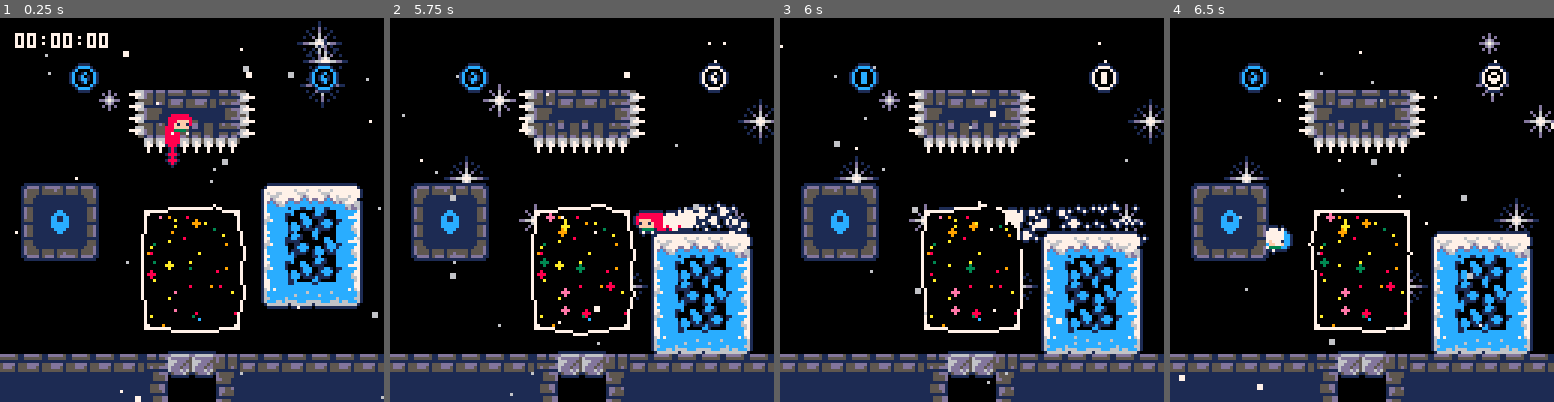
Above: before the commit, frames 1-4 (left to right).
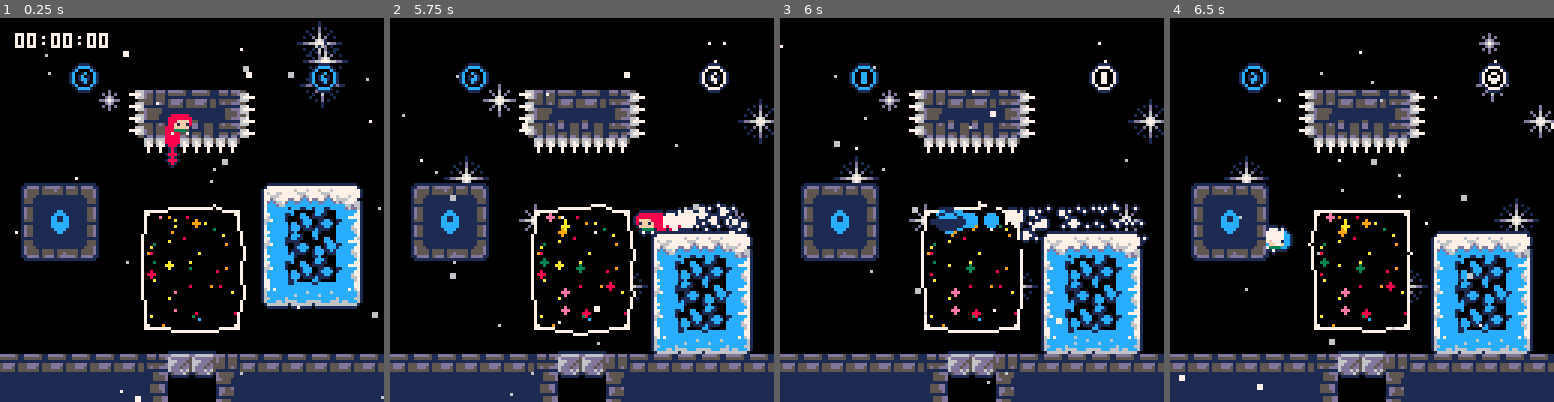
Above: after the commit, the same moments.

Repository: CelesteClassic/newleste.p8
Game: PICO-8 cartridge site.p8
Two runs of this game, one before a commit and one after it. Both use one fixed random seed, a clock stepped at 60 frames per second and the inputs below.
Inputs:
- Up to frame 1 (0.25 s): no input
- Up to frame 2 (5.75 s): tap O (Z key) at 0.33, 0.7, 1.43, 2.22, 3.1, 3.98, 4.87 s; tap X (X key) at 1.07, 2.07, 2.4, 2.73, 3.07, 3.4, 3.73, 4.07, 4.4, 4.73, 5.07, 5.4, 5.73 s; hold Left 1.97-2.37 s; hold Down 2.42-2.82 s; hold Right 2.87-3.53 s; hold Up 3.58-4.08 s; hold Right 4.13-4.53 s; hold Down 4.58-5.08 s; hold Left from 5.13 s (still down)
- Up to frame 3 (6 s): tap O (Z key) at 5.75 s; release Left at 5.8 s; hold Up from 5.85 s (still down)
- Up to frame 4 (6.5 s): tap X (X key) at 6.07, 6.4 s; release Up at 6.18 s; hold Left from 6.23 s (still down)

Frames 1-2 are identical in both runs. In frame 3, 0.7% of the frame differs, in the area x 39-58%, y 50-57%; in frame 4, nothing differs.

Commit message:
dejanked dream block layering

Diff:
--- a/site.p8
+++ b/site.p8
@@ -146,7 +146,7 @@
     end
     if dreaming and not check(dream_block,0,0) then
       dreaming=false
-      dream_block.layer=3
+      layer=2 -- back to drawing behing dream block
       init_smoke=_init_smoke
       spd=vector(mid(dash_target_x,-2,2),
                       mid(dash_target_y,-2,2))
@@ -1083,9 +1083,7 @@
       hit.dreaming=true
       hit.init_smoke=function() end
       hit.djump=max_djump
-      dream_block.layer=1 --this is a hack to make dream blocks appear in front of the player usually, but behind when the player is dashing
-      -- this might cause too much jank with badelines
-      -- TODO: check and fix this if needed
+      hit.layer=3 -- draw player in front of dream blocks while inside
       if dtimer>0 then
         dtimer-=1
         if dtimer==0 then
